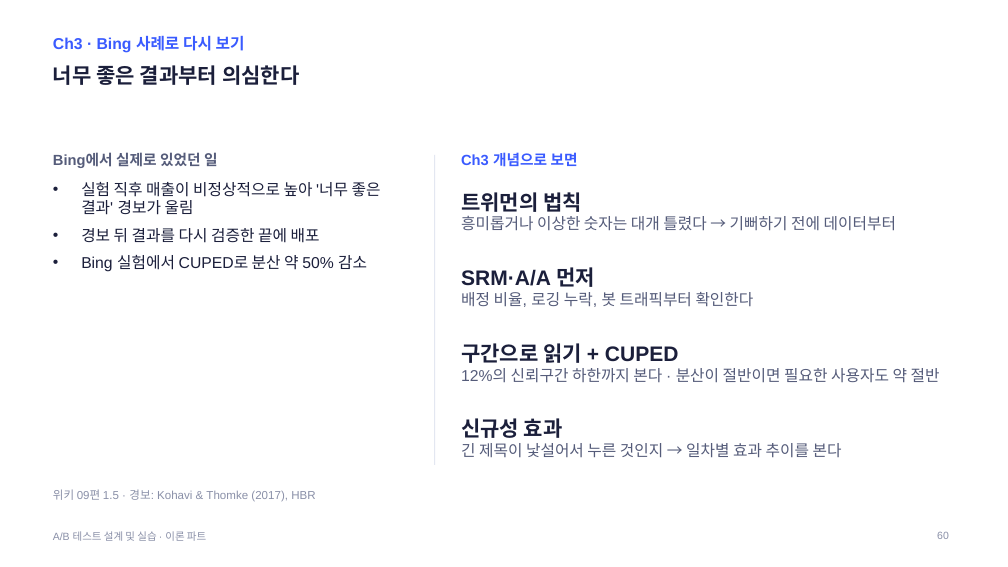
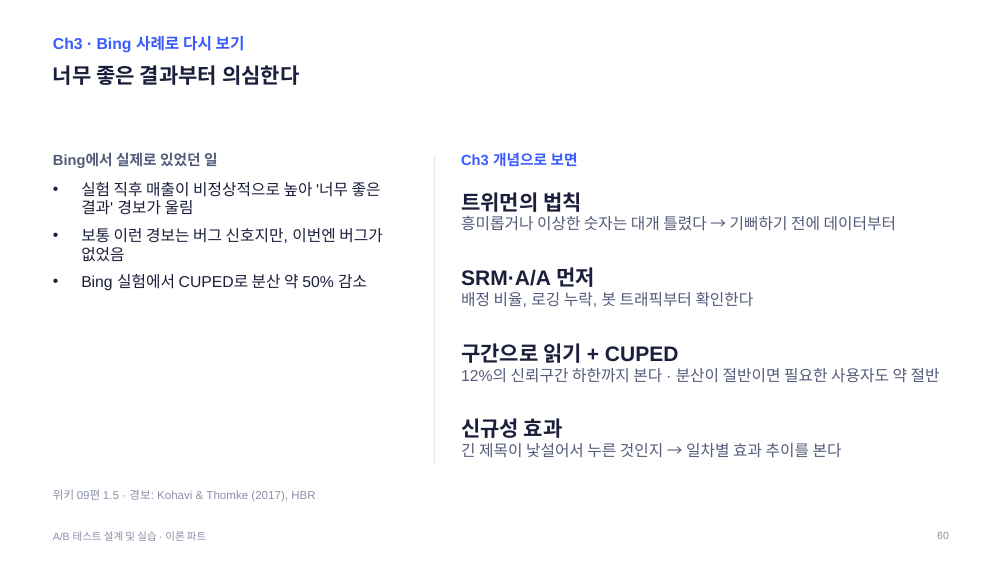
Before and after one commit to kkamret/quickmart-lab-rats, a slide deck: slide 60 of docs/lecture/ab-testing-theory.pptx. Drawn at 1008x567 pixels with LibreOffice and Linux fonts; fonts in the diff are those of the drawing. Boxes give left, top, right and bottom in pixels: in the first picture for what was removed or moved away, otherwise in the second. Text is boxed around its words. In the diff, an @@ line names an element or a change of style, - is before the commit and + after.

```diff
--- a/docs/lecture/ab-testing-theory.pptx
+++ b/docs/lecture/ab-testing-theory.pptx
@@ text at <box>81,228,382,261</box>: text changed @@
-• 경보 뒤 결과를 다시 검증한 끝에 배포
+• 보통 이런 경보는 버그 신호지만, 이번엔 버그가 없었음
```
Also in this commit, not shown: 3 other slides changed, 2 other files.
